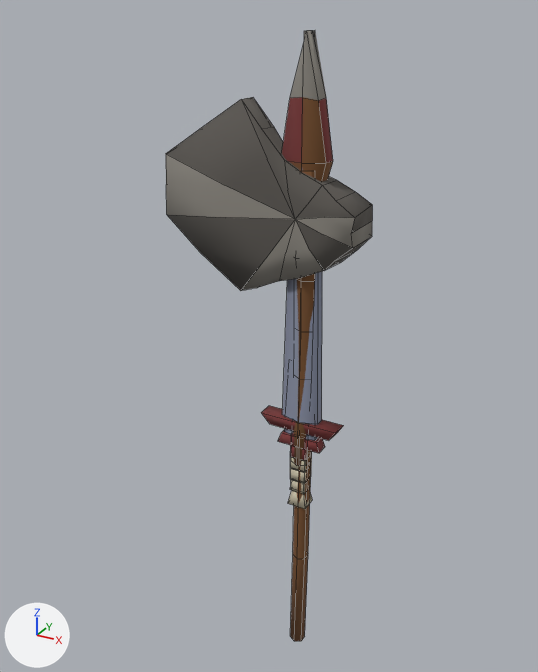
One commit to the Blender file art-src/weapon-pack/weapon_set_src.blend: the scene before it, then after it.
Before and after are seen from a 50 mm lens placed at (0.955, -1.964, 1.424), pointed at (-0.161, 0.065, 0.41). Arrows for +X, +Y and +Z are at lower left; the lights stay in place. The first picture is the older version. Mesh edges are drawn as thin lines.

In view in the first picture: 'wpn_axe_01', 'wpn_knife_01', 'wpn_spear_01', 'wpn_sword_01'.
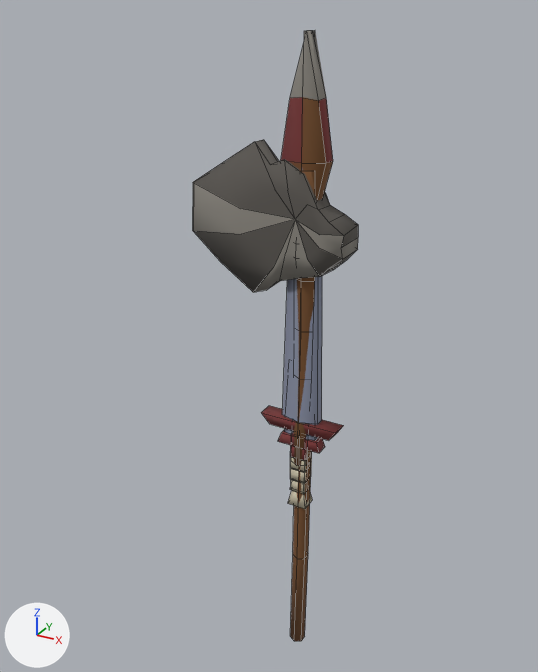
What differs and where, as boxes [x1, y1, x2, y2] in the pictures (538 x 672 px; the box of a moved part takes in the faces that stretch with it):
'wpn_axe_01', reshaped (20% narrower, 12% shorter): before [166, 97, 372, 466]; after [193, 140, 358, 466]
part 1 of me_wpn_axe_01_009, moved or reshaped: before [166, 97, 295, 291]; after [193, 140, 295, 292]
part 2 of me_wpn_axe_01_009, moved or reshaped: before [280, 159, 372, 281]; after [280, 159, 358, 281]

The change, as a diff of the scene's bpy script:
```diff
--- a/art-src/weapon-pack/weapon_set_src.blend.py
+++ b/art-src/weapon-pack/weapon_set_src.blend.py
@@ me_wpn_axe_01_009 @@
 # used by ob_wpn_axe_01; location = (0.0, 0.0, 0.0)
-me_wpn_axe_01_009.from_pydata(...)  # 128 vertices, 96 faces; spans x -0.51..0.186, y -0.075..0.079, z 0.0..1.186
+me_wpn_axe_01_009.from_pydata(...)  # 128 vertices, 96 faces; spans x -0.408..0.149, y -0.067..0.071, z 0.0..1.067
+# me_wpn_axe_01_009 part 1: all 26 vertices in x -0.51..-0.097, y -0.063..0.06, z 0.594..1.186 are scaled about their middle by 0.8, then moved by (0.061, 0.0, -0.059)
+# me_wpn_axe_01_009 part 2: 19 of the vertices in x 0.046..0.186, y -0.075..0.079, z 0.716..0.967 are scaled about their middle by 0.8, then moved by (-0.023, 0.0, -0.05)
 me_wpn_axe_01_009.materials.append(mat_weaponpalette)
```
